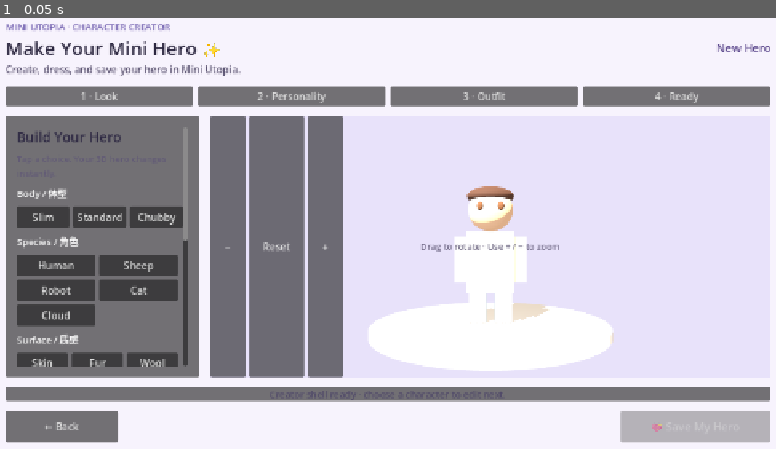
Above: before the commit, frame 1.
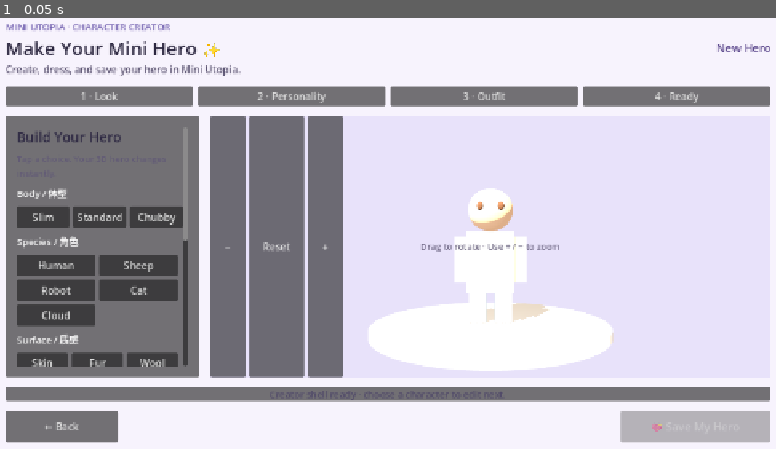
Above: after the commit, the same moment.

Repository: Mrlukahuang/mini-utopia-studio
Game: Godot game, scene res://scenes/character_creator.tscn
Two runs of this game, one before a commit and one after it. Both use one fixed random seed, a clock stepped at 60 frames per second and the inputs below. This scene is started directly instead of the project's main scene.
Inputs:
- Up to frame 1 (0.05 s): no input

The runs differ from the first frame. In frame 1, 0.1% of the frame differs, in the area x 60-67%, y 38-67%.
Error in both runs: Cannot call method 'get_node' on a null value. (res://scripts/character_creator_shell.gd:86)

Commit message:
GODOT-CC04 render distinct Eye styles and align default Hair

Diff:
--- a/godot/scripts/creator_avatar_stage.gd
+++ b/godot/scripts/creator_avatar_stage.gd
@@ -9,7 +9,7 @@
     "surface_color_hex": "#F2C7A5",
     "eye_style_id": "eyes_round_soft_v1",
     "eye_color_hex": "#7A5238",
-    "hair_style_id": "hair_short_v1",
+    "hair_style_id": "hair_none",
     "hair_color_hex": "#5B4036",
 }
 
@@ -98,6 +98,7 @@
     _set_mesh_color(_eye_r, eye_color)
 
     _apply_species(String(merged.get("species_head_id", "")))
+    _apply_eye_style(String(merged.get("eye_style_id", "")))
     _apply_hair(String(merged.get("hair_style_id", "")))
 
 
@@ -348,6 +349,30 @@
         _head.scale = Vector3(0.92, 0.82, 0.82)
     else:
         _head.scale = Vector3(0.82, 0.78, 0.76)
+
+
+func _apply_eye_style(eye_style_id: String) -> void:
+    var eye_scale := Vector3(0.11, 0.14, 0.08)
+    var eye_y := 2.05
+
+    match eye_style_id:
+        "eyes_sparkle_v1":
+            eye_scale = Vector3(0.15, 0.17, 0.09)
+            eye_y = 2.07
+        "eyes_sleepy_v1":
+            eye_scale = Vector3(0.15, 0.055, 0.08)
+            eye_y = 2.03
+        "eyes_robot_v1":
+            eye_scale = Vector3(0.18, 0.085, 0.07)
+            eye_y = 2.05
+        "eyes_cat_v1":
+            eye_scale = Vector3(0.075, 0.19, 0.07)
+            eye_y = 2.06
+
+    _eye_l.scale = eye_scale
+    _eye_r.scale = eye_scale
+    _eye_l.position.y = eye_y
+    _eye_r.position.y = eye_y
 
 
 func _apply_hair(hair_style_id: String) -> void:
